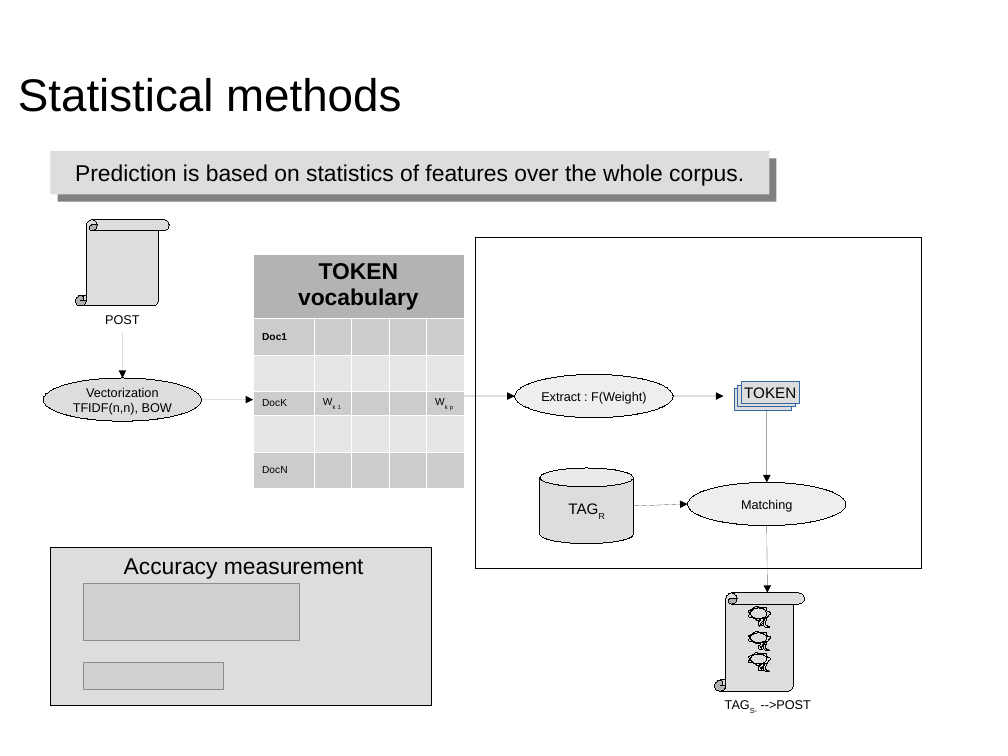
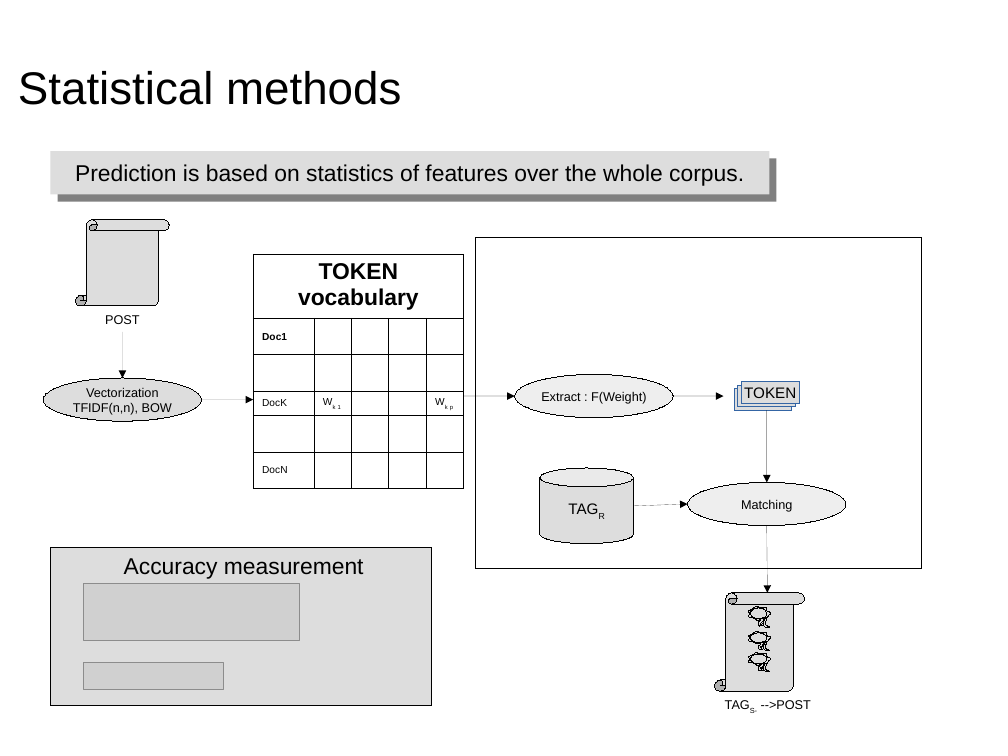
Before and after one commit to dataforcast/OC_Datascientist, a slide deck: slide 21 of P6/report/Openclassrooms_ParcoursDatascientist_P6-V1.odp. Drawn at 1008x756 pixels with LibreOffice and Linux fonts; fonts in the diff are those of the drawing; grey boxes stand for pictures; background and template pictures are left out. Boxes give left, top, right and bottom in pixels: in the first picture for what was removed or moved away, otherwise in the second. Text is boxed around its words. In the diff, an @@ line names an element or a change of style, - is before the commit and + after.

```diff
--- a/P6/report/Openclassrooms_ParcoursDatascientist_P6-V1.odp
+++ b/P6/report/Openclassrooms_ParcoursDatascientist_P6-V1.odp
@@ title "Statistical methods": place and size @@
-title "Statistical methods" at bbox=[18, 78, 401, 112]
+title "Statistical methods" at bbox=[18, 71, 401, 105]
@@ table at bbox=[253, 254, 464, 478] @@
@@ fill #B3B3B3 to none in row 1, column 1 @@
@@ fill #CCCCCC to none in 5 cells @@
@@ borders changed @@
```
Also in this commit, not shown: 8 other slides changed, 1 slide added, 7 other files.
